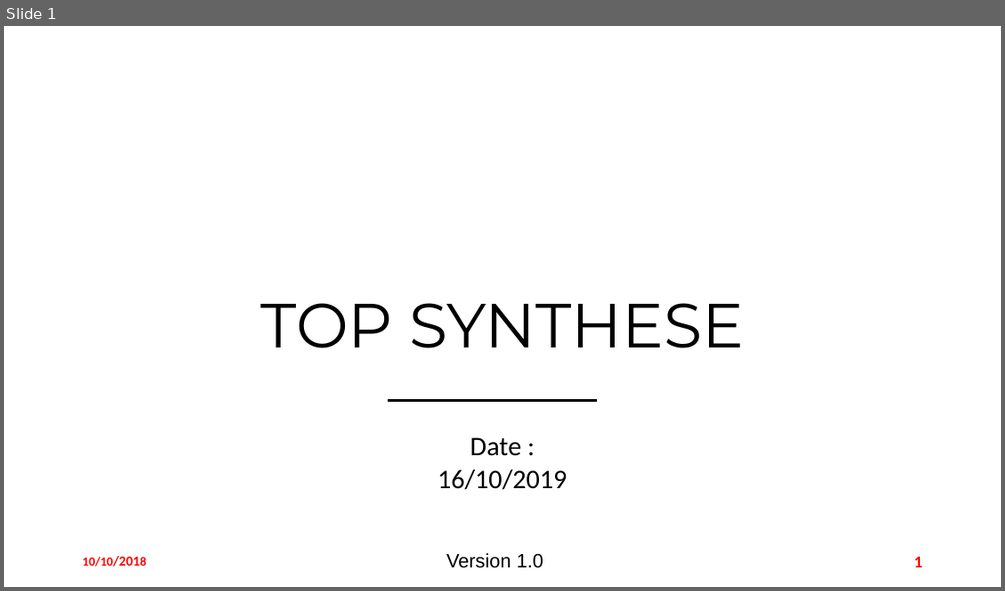
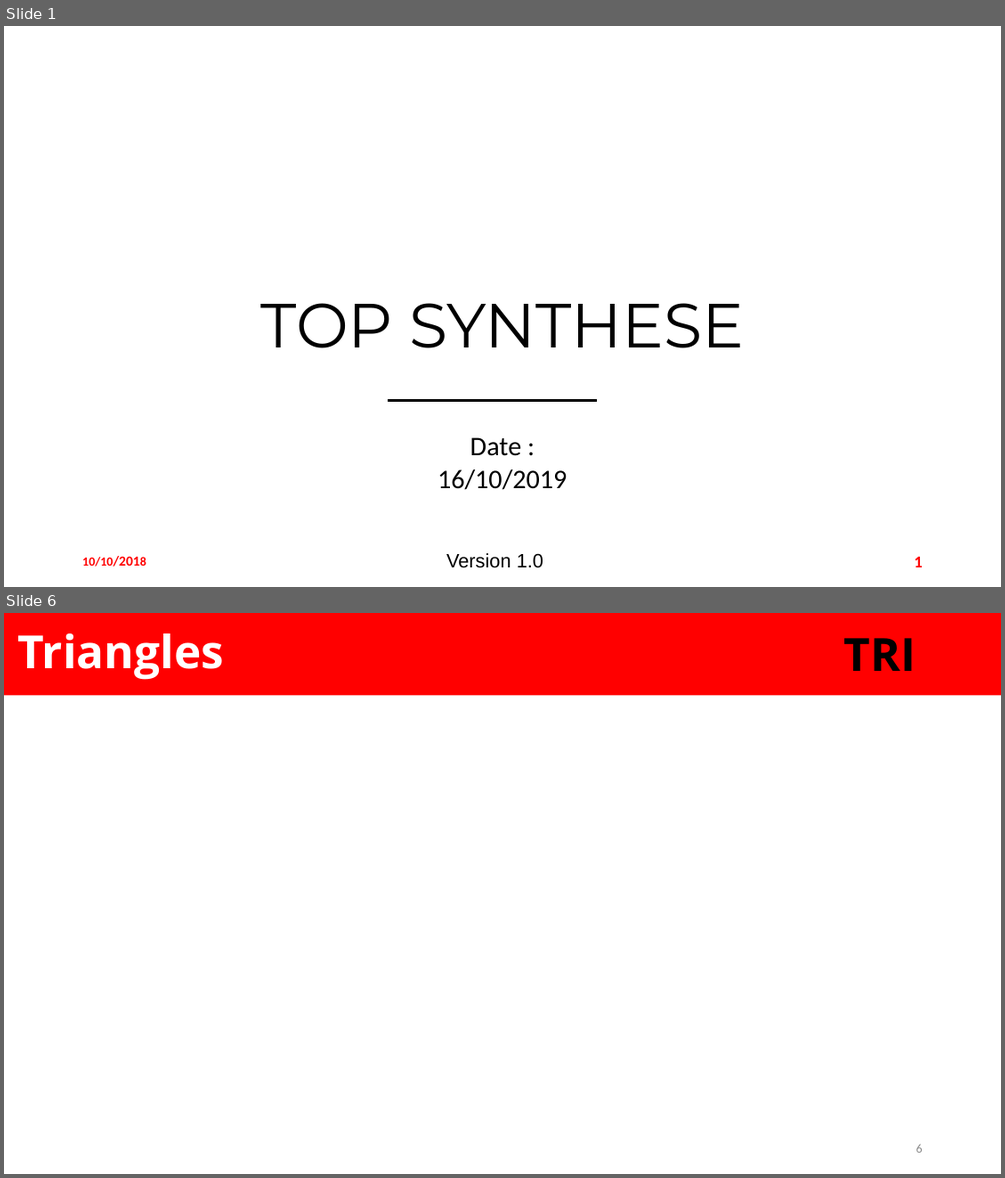
Before and after one commit to EOSCogniton/Ressources2020, a slide deck: TO_TOPs/05_Top_Synth/Template v2.0.pptx. Shown one above the other, each under a label of ours: slide 1 before the commit, slides 1 and 6 after it; the slides between them are not shown. The pictures are 1005x591 and 1005x1178 pixels, drawn with LibreOffice and Linux fonts; fonts in the diff are those of the drawing; background and template pictures are left out. Boxes give left, top, right and bottom in pixels: in the first picture for what was removed or moved away, otherwise in the second. Text is boxed around its words. In the diff, an @@ line names an element or a change of style, - is before the commit and + after.

```diff
--- a/TO_TOPs/05_Top_Synth/Template v2.0.pptx
+++ b/TO_TOPs/05_Top_Synth/Template v2.0.pptx
@@ slide 6 added at [4, 613, 1001, 1174], background #FFFFFF @@
@@ rectangle added at [4, 613, 1001, 696], fill #FF0000 @@
@@ title added at [18, 633, 224, 680], 33 pt, text #FFFFFF, bold @@
+Triangles
@@ text added at [843, 638, 915, 671], 33 pt, text #000000, bold @@
+TRI
@@ page number added at [916, 1143, 922, 1152], 9 pt, text #8C8C8C @@
+6
```
Also in this commit, not shown: 1 slide changed, 39 other slides added, 10 slides removed, 1 other file.
